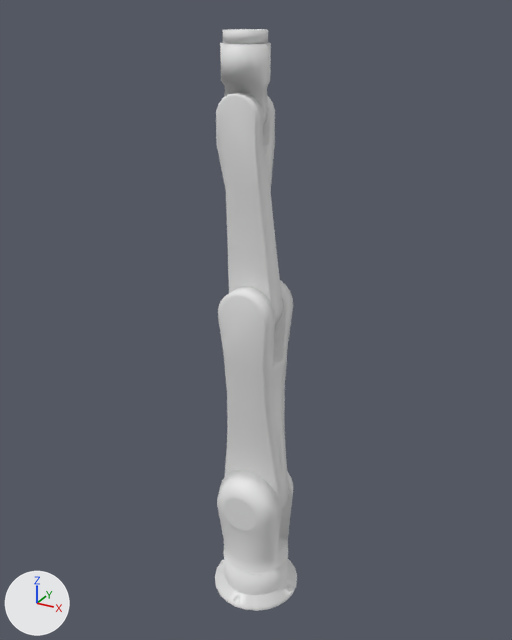
What one commit did to the Blender file models/kuka/kuka.blend.
Before and after are seen from a camera (50 mm lens) standing at (6.42, -11.68, 12.72) and looking at (-0.12, 0.22, 6.77). The axes (+X, +Y, +Z) are drawn at lower left. The lights are the same throughout.

Names of what the first picture shows: 'kukaBase', 'link1', 'link2', 'link3', 'link4'.
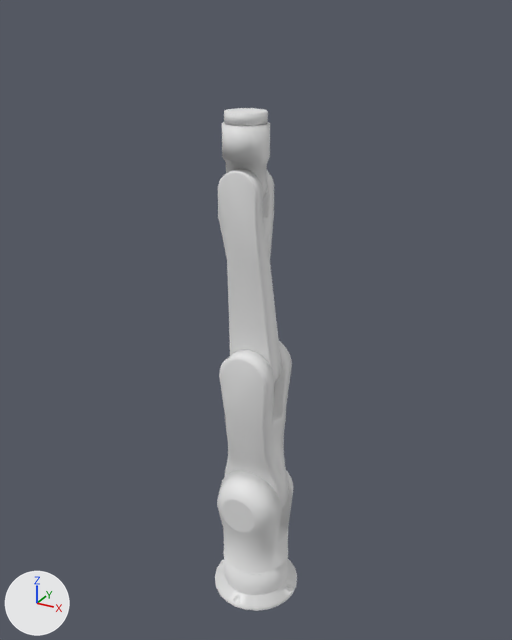
Commit message: kuka numeric ik

Edits to the bpy script that builds the scene:
```text
Change me_circle_002:
    used by ob_link2; parent = ob_link1; location = (0.0, 0.0, 2.436)
    remove me_circle_002.from_pydata(...)  # 253 vertices, 223 faces; spans x -0.73..0.73, y -0.6..0.6, z -0.49..5.25
    add me_circle_002.from_pydata(...)  # 253 vertices, 223 faces; spans x -0.73..0.73, y -0.6..0.6, z -0.49..3.86
    me_circle_002 part 1: 192 of 253 vertices moved; they spanned x -0.61..0.61, y -0.6..0.6, z 1.31..5.25 and now span x -0.61..0.61, y -0.6..0.6, z 0.89..3.86; mean shift (0.0, 0.0, -1.25); largest move (0.49, 0.0, 3.53) -> (0.45, 0.0, 2.14)
Change ob_link3:
    ob_link3.location: (-0.00985, -0.0119, 7.163) -> (-0.00985, -0.0119, 5.79)
```

Location of each change, [x1, y1, x2, y2] in pixels of the pictures (512 x 640 px; the box of a moved part takes in the faces that stretch with it):
'link3', moved: before [216, 92, 283, 324]; after [218, 169, 282, 383]
'link2', reshaped (27% shorter): before [218, 280, 293, 508]; after [219, 341, 292, 508]
'link4', moved: before [220, 43, 271, 126]; after [222, 122, 270, 199]
'link5', moved: before [223, 29, 268, 43]; after [224, 108, 268, 125]
part 1 of me_circle_002, moved or reshaped: before [218, 280, 293, 484]; after [219, 341, 292, 484]
